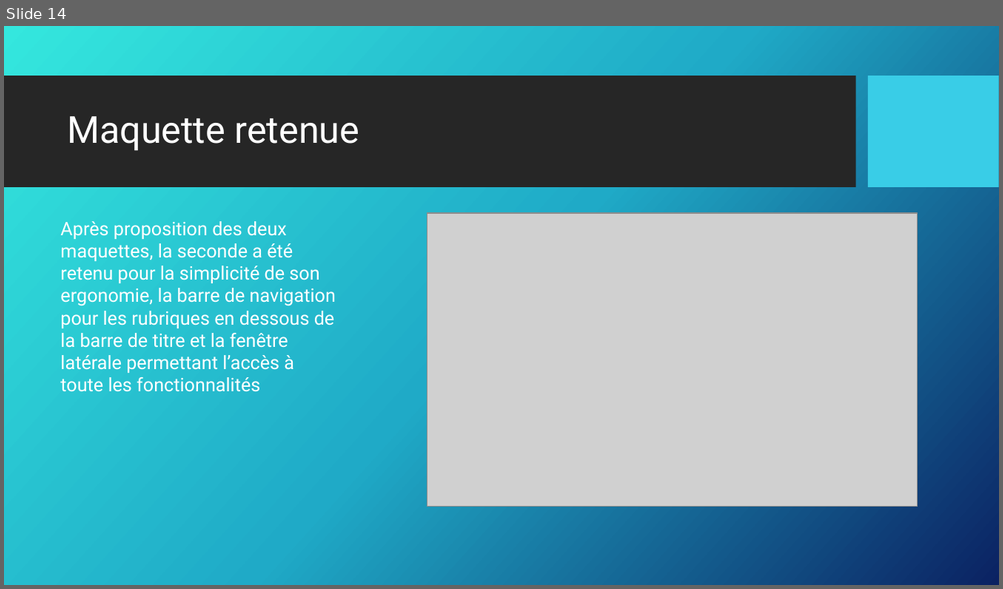
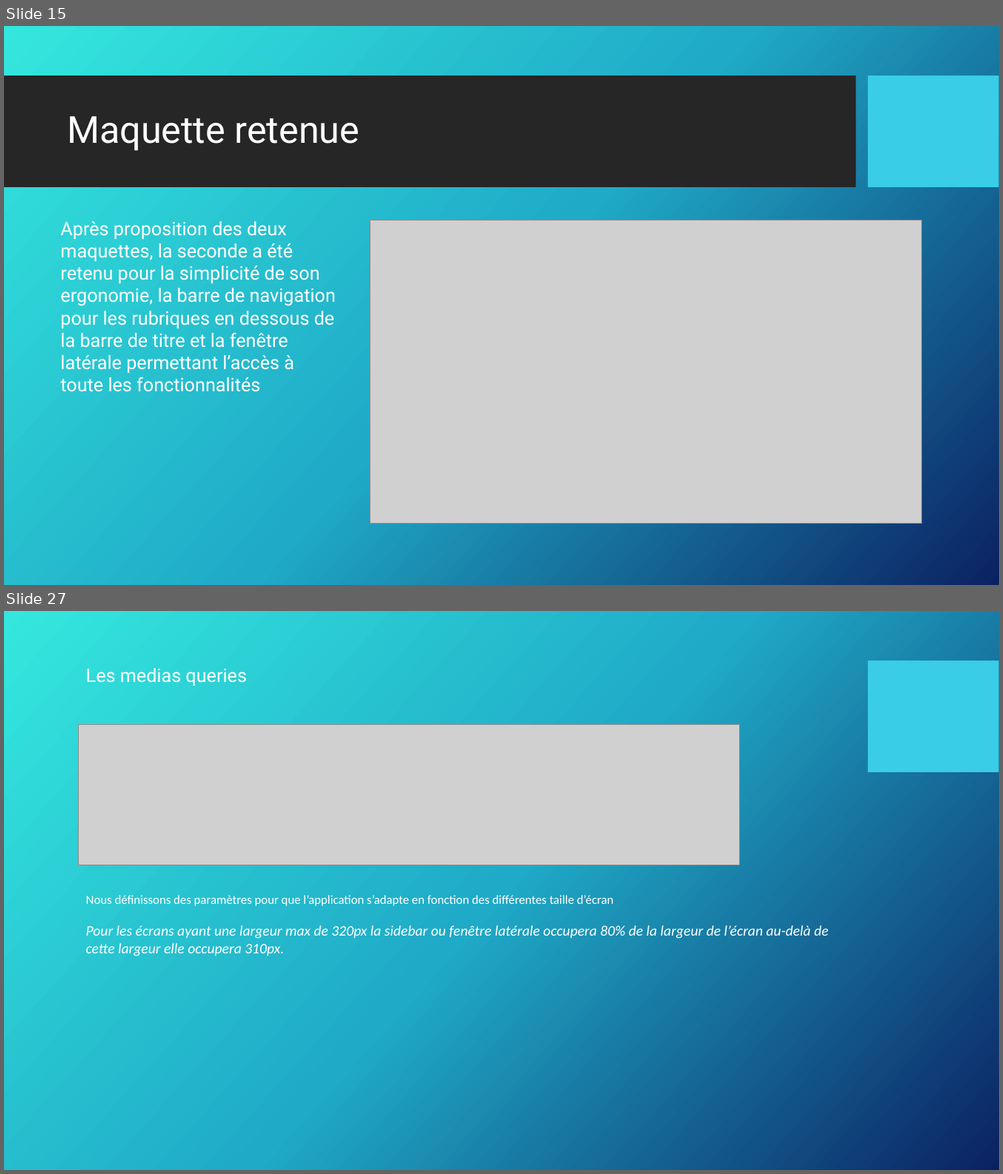
Before and after one commit to Lanagramme/NewsAntilles, a slide deck: DEVELLOPEUR WEB ET WEB MOBILE.pptx. Shown one above the other, each under a label of ours: slide 14 before the commit, slides 15 and 27 after it; the slides between them are not shown. The pictures are 1003x589 and 1003x1174 pixels, drawn with LibreOffice and Linux fonts; fonts in the diff are those of the drawing; grey boxes stand for pictures; background and template pictures are left out. Boxes give left, top, right and bottom in pixels: in the first picture for what was removed or moved away, otherwise in the second. Text is boxed around its words. In the diff, an @@ line names an element or a change of style, - is before the commit and + after.

```diff
--- a/DEVELLOPEUR WEB ET WEB MOBILE.pptx
+++ b/DEVELLOPEUR WEB ET WEB MOBILE.pptx
@@ slide 27 added at <box>4,611,999,1170</box>, background picture (left out); not listed: 1 template element that a slide beside it also shows @@
@@ text added at <box>86,668,247,686</box>, 18 pt, text #FFFFFF @@
+Les medias queries
@@ picture added at <box>79,724,739,865</box> @@
@@ text added at <box>86,895,828,957</box>, 14 pt, text #FFFFFF, italic @@
+Nous définissons des paramètres pour que l’application s’adapte en fonction des différentes taille d’écran
+Pour les écrans ayant une largeur max de 320px la sidebar ou fenêtre latérale occupera 80% de la largeur de l’écran au-delà de cette largeur elle occupera 310px.
@@ what was slide 14 is now slide 15 @@
@@ slide 15 changed as well @@
@@ picture: place and size @@
-picture at <box>427,213,917,507</box>
+picture at <box>370,220,922,524</box>
```
Also in this commit, not shown: 5 other slides changed, 15 other slides added, 2 slides removed.
